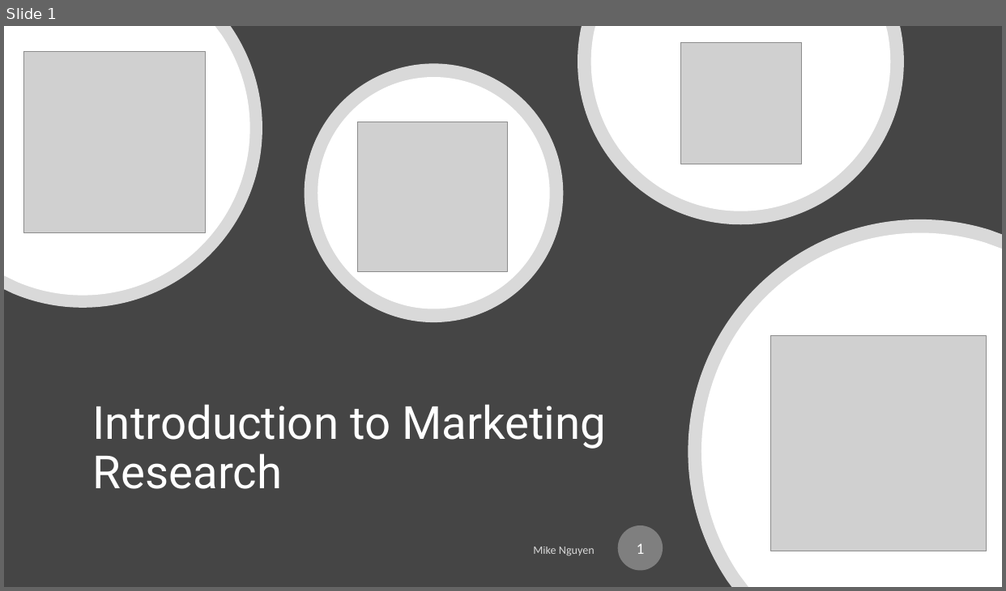
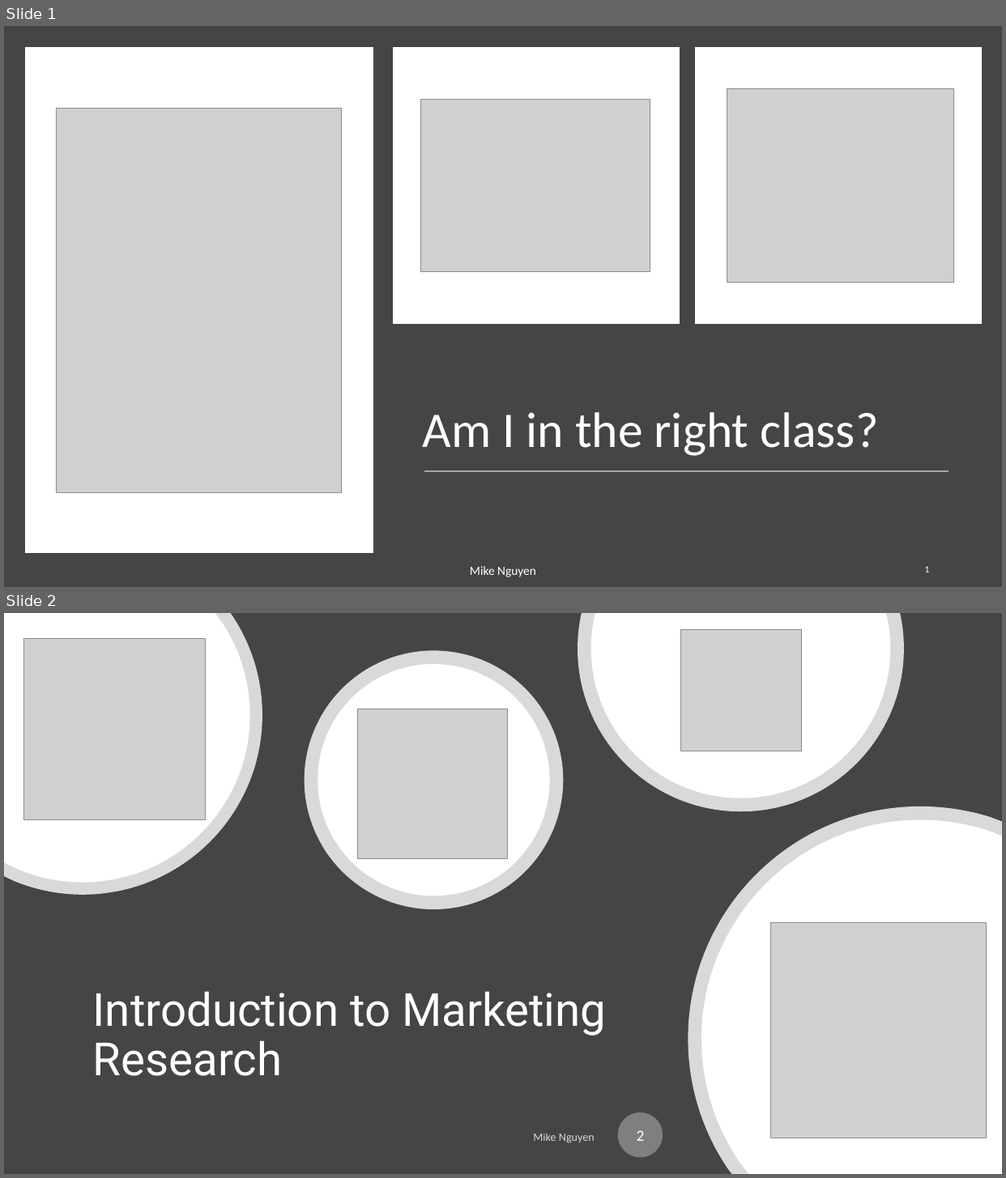
Before and after one commit to mikenguyen13/mar4050_S22, a slide deck: lectures/1/1_Introduction to Marketing Research.pptx. Shown one above the other, each under a label of ours: slide 1 before the commit, slides 1 and 2 after it. The pictures are 1006x591 and 1006x1178 pixels, drawn with LibreOffice and Linux fonts; fonts in the diff are those of the drawing; grey boxes stand for pictures. Boxes give left, top, right and bottom in pixels: in the first picture for what was removed or moved away, otherwise in the second. Text is boxed around its words. In the diff, an @@ line names an element or a change of style, - is before the commit and + after.

```diff
--- a/lectures/1/1_Introduction to Marketing Research.pptx
+++ b/lectures/1/1_Introduction to Marketing Research.pptx
@@ slide 1 added at (x1=4, y1=26, x2=1002, y2=587), background #454545 @@
@@ rectangle added at (x1=30, y1=52, x2=368, y2=548), fill #FFFFFF, outline #FFFFFF 10 pt @@
@@ rectangle added at (x1=398, y1=52, x2=674, y2=318), fill #FFFFFF, outline #FFFFFF 10 pt @@
@@ rectangle added at (x1=701, y1=52, x2=978, y2=318), fill #FFFFFF, outline #FFFFFF 10 pt @@
@@ picture added at (x1=727, y1=88, x2=955, y2=283) @@
@@ picture added at (x1=57, y1=108, x2=342, y2=493) @@
@@ picture added at (x1=421, y1=100, x2=651, y2=271) @@
@@ title added at (x1=423, y1=412, x2=878, y2=456), 48 pt, text #FFFFFF @@
+Am I in the right class?
@@ line added from (424, 472) to (948, 472), #A6A6A6 1.75 pt @@
@@ page number added at (x1=746, y1=557, x2=970, y2=583), 9 pt, text #FFFFFF @@
+1
@@ text added at (x1=470, y1=566, x2=536, y2=578), 12 pt, text #FFFFFF @@
+Mike Nguyen
@@ what was slide 1 is now slide 2 @@
@@ page number at (x1=637, y1=1131, x2=645, y2=1141): text changed @@
-1
+2
```
Also in this commit, not shown: 2 slides changed, 1 other slide added, 1 other file.
